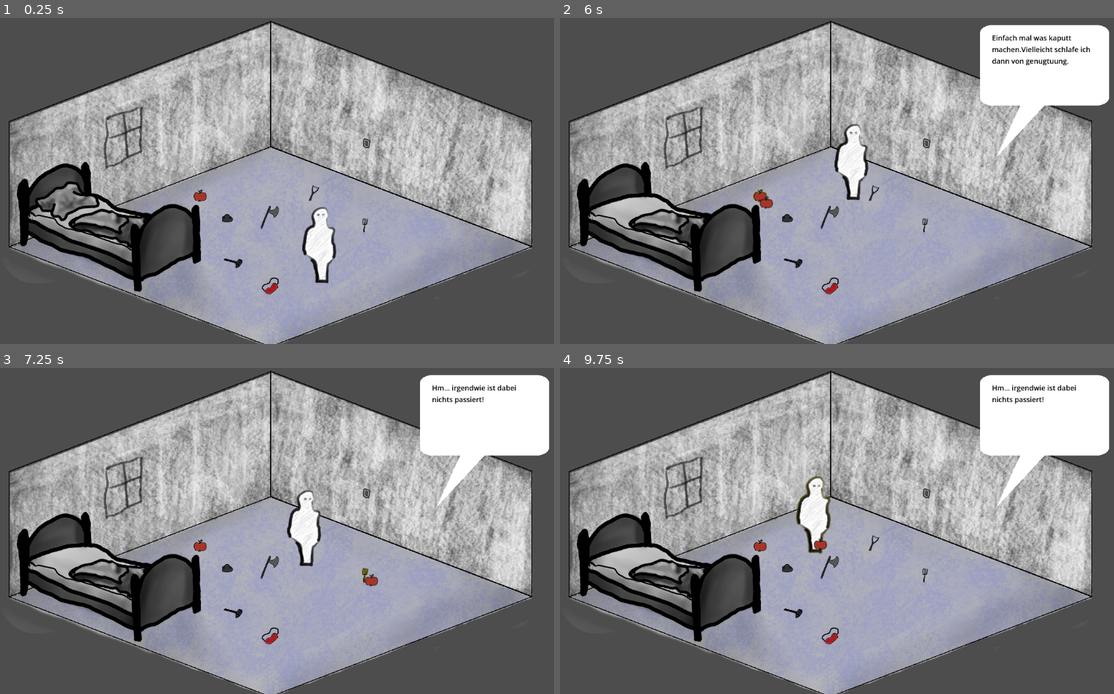
Above: before the commit, frames 1-4 (two rows, left to right).
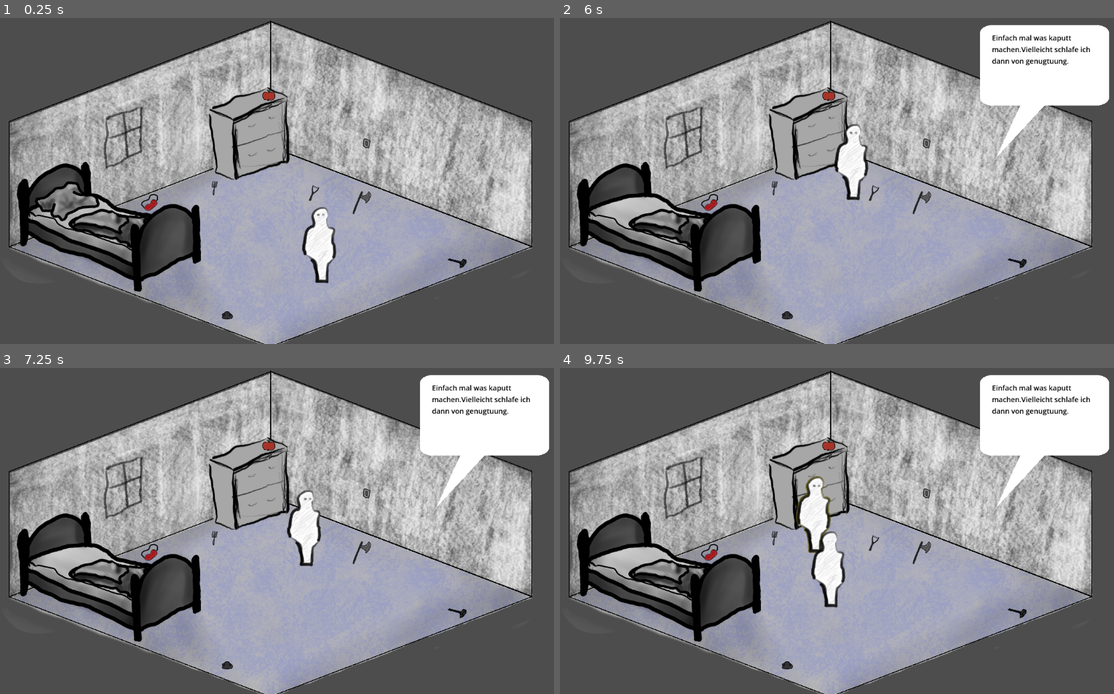
Above: after the commit, the same moments.

Repository: AndreasBurbach/GGJ_MyMask
Game: Godot game, scene res://main.tscn
Two runs of this game, one before a commit and one after it. Both use one fixed random seed, a clock stepped at 60 frames per second and the inputs below. The engine's default icon, where the game draws it, is replaced by a stand-in: a white triangle on a blue panel in a dark square.
Inputs (mouse positions are in pixels of both pictures, inside the frame that each line leads up to):
- Up to frame 1 (0.25 s): no input
- Up to frame 2 (6 s): tap Enter at 0.5, 4.25 s; move the mouse to (626, 200) at 0.52 s; press the mouse at (626, 200) at 0.53 s; move the mouse to (670, 223) at 1.27 s; release the mouse at (670, 223) at 1.28 s; click (670, 223) at 1.35 s; move the mouse to (687, 135) at 2.02 s; press the mouse at (687, 135) at 2.03 s; tap Space at 2.75 s; move the mouse to (925, 145) at 2.77 s; release the mouse at (925, 145) at 2.78 s; click (925, 145) at 2.85 s; move the mouse to (825, 216) at 3.52 s; press the mouse at (825, 216) at 3.53 s; move the mouse to (787, 220) at 4.27 s; release the mouse at (787, 220) at 4.28 s; click (787, 220) at 4.35 s; move the mouse to (875, 194) at 5.02 s; press the mouse at (875, 194) at 5.03 s; move the mouse to (759, 197) at 5.77 s; release the mouse at (759, 197) at 5.78 s; click (759, 197) at 5.85 s
- Up to frame 3 (7.25 s): move the mouse to (365, 573) at 6.52 s; press the mouse at (365, 573) at 6.53 s
- Up to frame 4 (9.75 s): move the mouse to (792, 612) at 7.27 s; release the mouse at (792, 612) at 7.28 s; click (792, 612) at 7.35 s; move the mouse to (831, 635) at 8.02 s; press the mouse at (831, 635) at 8.03 s; tap Space at 8.75 s; move the mouse to (792, 456) at 8.77 s; release the mouse at (792, 456) at 8.78 s; click (792, 456) at 8.85 s; move the mouse to (814, 537) at 9.52 s; press the mouse at (814, 537) at 9.53 s

The runs differ from the first frame. In frame 1, 2.7% of the frame differs, in the area x 25-85%, y 14-93%; in frame 2, 2.6%; in frame 3, 3.2%; in frame 4, 3.8%, in the area x 25-96%, y 5-93%.

Commit message:
feat: items and config

Diff:
--- a/main.gd
+++ b/main.gd
@@ -83,13 +83,11 @@
 		coursorObj.hide()
 	if next_try:
 		return
-	var  t : Timer
 
 	if game_over:
 		$Interaction_stuff.hide()
 		$Interaction_stuff/CourserLayer/CourserObj.hide()
 		$CusceneLayer/GameOverScreen.show()
-		await get_tree().create_timer(5).timeout
 		musicPlayer.playGameOver()
 		print("GAME Over")
 		return
@@ -100,7 +98,11 @@
 		return
 
 	musicPlayer.playDream()
+	$CusceneLayer/Fade.start()
+	await get_tree().create_timer(2).timeout
 	scene_new_iteration()
+	await get_tree().create_timer(2).timeout
+
 
 
 
--- a/main.tscn
+++ b/main.tscn
@@ -8,6 +8,7 @@
 [ext_resource type="Texture2D" uid="uid://b2h4i4gvn4v4p" path="res://assets/items/room-pics/pillow.png" id="5_kek77"]
 [ext_resource type="Texture2D" uid="uid://hhkmbh6niyd1" path="res://assets/items/room-pics/cover.png" id="6_4c57u"]
 [ext_resource type="PackedScene" uid="uid://b2pnyhqo721us" path="res://sleep_and_wake.tscn" id="6_7mycd"]
+[ext_resource type="Texture2D" uid="uid://2a8sou7gg5i6" path="res://art/sprites/drawer.png" id="6_ok6jj"]
 [ext_resource type="Texture2D" uid="uid://t617jgahr322" path="res://assets/items/room-pics/closet.png" id="7_4c57u"]
 [ext_resource type="PackedScene" uid="uid://cg3nc17p58a38" path="res://text_bubble.tscn" id="7_272bh"]
 [ext_resource type="Texture2D" uid="uid://cjallyue27fdg" path="res://assets/items/room-pics/lamp-whole.png" id="8_efxa6"]
@@ -306,6 +307,16 @@
 [node name="CollisionPolygon2D" type="CollisionPolygon2D" parent="BackgroundLayer/Bed/StaticBody2D" unique_id=2123653176]
 polygon = PackedVector2Array(-286, 207, -162, 154, -168, 42, -228, 42, -263, 63, -329, 49, -375, 17, -389, -45, -520, -9, -518, 115)
 
+[node name="Drawer" type="Sprite2D" parent="BackgroundLayer" unique_id=1569464430]
+position = Vector2(584, 249)
+texture = ExtResource("6_ok6jj")
+
+[node name="StaticBody2D" type="StaticBody2D" parent="BackgroundLayer/Drawer" unique_id=622707405]
+
+[node name="CollisionPolygon2D" type="CollisionPolygon2D" parent="BackgroundLayer/Drawer/StaticBody2D" unique_id=1951269283]
+position = Vector2(405, -50)
+polygon = PackedVector2Array(-480, 124, -377, 86, -379, 48, -382, 24, -382, -23, -379, -43, -417, -62, -478, -43, -532, -17, -518, 115)
+
 [node name="Interaction_stuff" type="Node2D" parent="." unique_id=62824517]
 
 [node name="ItemContainer" type="Node2D" parent="Interaction_stuff" unique_id=2110082557]
@@ -435,24 +446,24 @@
 rotation = 1.569051
 scale = Vector2(0.9999999, 1)
 skew = -0.37175536
-shape = SubResource("RectangleShape2D_blkrb")
+shape = SubResource("RectangleShape2D_6iyjs")
 
 [node name="Sprite2D" parent="Interaction_stuff/ItemContainer/WindowGlas" index="1" unique_id=389929912]
-material = SubResource("ShaderMaterial_abqjc")
+material = SubResource("ShaderMaterial_4w656")
 texture = ExtResource("13_2cqfq")
 
 [node name="Knive" parent="Interaction_stuff/ItemContainer" unique_id=319361115 instance=ExtResource("2_0xm2m")]
-position = Vector2(536, 369)
+position = Vector2(485, 85)
 x_offset = 22.915
 y_offset = 29.69
 trust_collision = true
 
 [node name="CollisionShape2D" parent="Interaction_stuff/ItemContainer/Knive" index="0" unique_id=1035127510]
 position = Vector2(104, 122)
-shape = SubResource("RectangleShape2D_6iyjs")
+shape = SubResource("RectangleShape2D_e71vb")
 
 [node name="Sprite2D" parent="Interaction_stuff/ItemContainer/Knive" index="1" unique_id=389929912]
-material = SubResource("ShaderMaterial_4w656")
+material = SubResource("ShaderMaterial_rnkwl")
 position = Vector2(8, -1)
 texture = ExtResource("11_ryguw")
 
@@ -464,14 +475,14 @@
 
 [node name="CollisionShape2D" parent="Interaction_stuff/ItemContainer/LightSwitch" index="0" unique_id=1035127510]
 position = Vector2(63, -125)
-shape = SubResource("RectangleShape2D_e71vb")
+shape = SubResource("RectangleShape2D_vke2r")
 
 [node name="Sprite2D" parent="Interaction_stuff/ItemContainer/LightSwitch" index="1" unique_id=389929912]
-material = SubResource("ShaderMaterial_rnkwl")
+material = SubResource("ShaderMaterial_uit24")
 texture = ExtResource("12_d13ii")
 
 [node name="Axe" parent="Interaction_stuff/ItemContainer" unique_id=931861314 instance=ExtResource("2_0xm2m")]
-position = Vector2(520, 281)
+position = Vector2(702, 252)
 x_offset = 22.12
 y_offset = 33.115
 trust_collision = true
@@ -480,25 +491,25 @@
 position = Vector2(116.116104, 148.75436)
 rotation = 2.0123646
 skew = -0.6352997
-shape = SubResource("RectangleShape2D_vke2r")
+shape = SubResource("RectangleShape2D_ruth0")
 
 [node name="Sprite2D" parent="Interaction_stuff/ItemContainer/Axe" index="1" unique_id=389929912]
-material = SubResource("ShaderMaterial_uit24")
+material = SubResource("ShaderMaterial_rm4vd")
 position = Vector2(0, -6)
 texture = ExtResource("13_1u8w0")
 
 [node name="Stone" parent="Interaction_stuff/ItemContainer" unique_id=1536080977 instance=ExtResource("2_0xm2m")]
-position = Vector2(496, 296)
+position = Vector2(496, 489)
 x_offset = 5.805
 y_offset = 7.26
 trust_collision = true
 
 [node name="CollisionShape2D" parent="Interaction_stuff/ItemContainer/Stone" index="0" unique_id=1035127510]
 position = Vector2(59, 136)
-shape = SubResource("RectangleShape2D_ruth0")
+shape = SubResource("RectangleShape2D_pjyto")
 
 [node name="Sprite2D" parent="Interaction_stuff/ItemContainer/Stone" index="1" unique_id=389929912]
-material = SubResource("ShaderMaterial_rm4vd")
+material = SubResource("ShaderMaterial_sm6fg")
 texture = ExtResource("14_0odxb")
 
 [node name="Peeler" parent="Interaction_stuff/ItemContainer" unique_id=1950674533 instance=ExtResource("2_0xm2m")]
@@ -509,38 +520,38 @@
 
 [node name="CollisionShape2D" parent="Interaction_stuff/ItemContainer/Peeler" index="0" unique_id=1035127510]
 position = Vector2(84, 149)
-shape = SubResource("RectangleShape2D_pjyto")
+shape = SubResource("RectangleShape2D_b17eg")
 
 [node name="Sprite2D" parent="Interaction_stuff/ItemContainer/Peeler" index="1" unique_id=389929912]
-material = SubResource("ShaderMaterial_sm6fg")
+material = SubResource("ShaderMaterial_ntx8l")
 texture = ExtResource("15_a6jrf")
 
 [node name="Apple" parent="Interaction_stuff/ItemContainer" unique_id=674286737 instance=ExtResource("2_0xm2m")]
-position = Vector2(472, 233)
+position = Vector2(608, 33)
 x_offset = 12.345
 y_offset = 13.7
 trust_collision = true
 
 [node name="CollisionShape2D" parent="Interaction_stuff/ItemContainer/Apple" index="0" unique_id=1035127510]
 position = Vector2(29, 155)
-shape = SubResource("RectangleShape2D_b17eg")
+shape = SubResource("RectangleShape2D_uatky")
 
 [node name="Sprite2D" parent="Interaction_stuff/ItemContainer/Apple" index="1" unique_id=389929912]
-material = SubResource("ShaderMaterial_ntx8l")
+material = SubResource("ShaderMaterial_rqtf5")
 texture = ExtResource("16_xuqvo")
 
 [node name="Fork" parent="Interaction_stuff/ItemContainer" unique_id=1158921526 instance=ExtResource("2_0xm2m")]
-position = Vector2(773, 281)
+position = Vector2(475, 207)
 x_offset = 9.01
 y_offset = 8.765
 trust_collision = true
 
 [node name="CollisionShape2D" parent="Interaction_stuff/ItemContainer/Fork" index="0" unique_id=1035127510]
 position = Vector2(54.5, 162)
-shape = SubResource("RectangleShape2D_uatky")
+shape = SubResource("RectangleShape2D_1vm84")
 
 [node name="Sprite2D" parent="Interaction_stuff/ItemContainer/Fork" index="1" unique_id=389929912]
-material = SubResource("ShaderMaterial_rqtf5")
+material = SubResource("ShaderMaterial_wu3dr")
 texture = ExtResource("17_qsp4k")
 
 [node name="Curtains" parent="Interaction_stuff/ItemContainer" unique_id=23179540 instance=ExtResource("2_0xm2m")]
@@ -567,16 +578,16 @@
 [node name="CollisionShape2D" parent="Interaction_stuff/ItemContainer/Snake" index="0" unique_id=1035127510]
 position = Vector2(-1182.2993, -293.48956)
 rotation = 1.0681415
-shape = SubResource("RectangleShape2D_wu3dr")
+shape = SubResource("RectangleShape2D_0dhbp")
 
 [node name="Sprite2D" parent="Interaction_stuff/ItemContainer/Snake" index="1" unique_id=389929912]
-material = SubResource("ShaderMaterial_cyx1q")
+material = SubResource("ShaderMaterial_jx0wj")
 position = Vector2(-1200.0001, -241)
 scale = Vector2(0.6852592, 0.6852592)
 texture = ExtResource("19_seu75")
 
 [node name="Hammer" parent="Interaction_stuff/ItemContainer" unique_id=813643263 instance=ExtResource("2_0xm2m")]
-position = Vector2(609, 338)
+position = Vector2(1053, 338)
 x_offset = 15.3
 y_offset = 13.975
 trust_collision = true
@@ -584,14 +595,14 @@
 [node name="CollisionShape2D" parent="Interaction_stuff/ItemContainer/Hammer" index="0" unique_id=1035127510]
 position = Vector2(-43.394806, 179.0752)
 rotation = 0.28983915
-shape = SubResource("RectangleShape2D_0dhbp")
+shape = SubResource("RectangleShape2D_kkkcx")
 
 [node name="Sprite2D" parent="Interaction_stuff/ItemContainer/Hammer" index="1" unique_id=389929912]
-material = SubResource("ShaderMaterial_jx0wj")
+material = SubResource("ShaderMaterial_34ol3")
 texture = ExtResource("20_kq58d")
 
 [node name="SleepingMask" parent="Interaction_stuff/ItemContainer" unique_id=1880928930 instance=ExtResource("2_0xm2m")]
-position = Vector2(640, 381)
+position = Vector2(401, 215)
 x_offset = 18.105
 y_offset = 20.935
 trust_collision = true
@@ -630,35 +641,35 @@
 
 [node name="CollisionShape2D" parent="Interaction_stuff/ItemContainer/Racoon" index="0" unique_id=1035127510]
 position = Vector2(266.5, 112)
-shape = SubResource("RectangleShape2D_b1qrp")
+shape = SubResource("RectangleShape2D_phcyf")
 
 [node name="Sprite2D" parent="Interaction_stuff/ItemContainer/Racoon" index="1" unique_id=389929912]
-material = SubResource("ShaderMaterial_come4")
+material = SubResource("ShaderMaterial_birbe")
 texture = ExtResource("27_0rl1p")
 
 [node name="Wallpaper" parent="Interaction_stuff/ItemContainer" unique_id=1987819470 instance=ExtResource("2_0xm2m")]
-position = Vector2(741, 311)
+position = Vector2(648, 360)
 
 [node name="CollisionShape2D" parent="Interaction_stuff/ItemContainer/Wallpaper" index="0" unique_id=1035127510]
 position = Vector2(-180, -100)
-shape = SubResource("RectangleShape2D_gx4rg")
+shape = SubResource("RectangleShape2D_f1p13")
 
 [node name="Sprite2D" parent="Interaction_stuff/ItemContainer/Wallpaper" index="1" unique_id=389929912]
-material = SubResource("ShaderMaterial_5dllo")
+material = SubResource("ShaderMaterial_4obbf")
 texture = ExtResource("23_seu75")
 
 [node name="Newsletter" parent="Interaction_stuff/ItemContainer" unique_id=1367880260 instance=ExtResource("2_0xm2m")]
-position = Vector2(64, 33)
+position = Vector2(277, 4)
 x_offset = 28.78
 y_offset = 48.315
 trust_collision = true
 
 [node name="CollisionShape2D" parent="Interaction_stuff/ItemContainer/Newsletter" index="0" unique_id=1035127510]
-position = Vector2(460.5, 70)
-shape = SubResource("RectangleShape2D_4lmeg")
+position = Vector2(776, 478)
+shape = SubResource("RectangleShape2D_ovcoh")
 
 [node name="Sprite2D" parent="Interaction_stuff/ItemContainer/Newsletter" index="1" unique_id=389929912]
-material = SubResource("ShaderMaterial_0cp0l")
+material = SubResource("ShaderMaterial_ppx11")
 position = Vector2(313, 410)
 texture = ExtResource("29_ok6jj")
 
@@ -673,6 +684,8 @@
 [node name="CusceneLayer" type="CanvasLayer" parent="." unique_id=36522148]
 
 [node name="Fade" parent="CusceneLayer" unique_id=1734964139 instance=ExtResource("6_7mycd")]
+out_time = 2.0
+hold_time = 2.0
 in_time = 0.0
 
 [node name="GameOverScreen" type="ColorRect" parent="CusceneLayer" unique_id=827947684]
--- a/sleep_and_wake.tscn
+++ b/sleep_and_wake.tscn
@@ -1,22 +1,24 @@
-[gd_scene load_steps=2 format=3 uid="uid://b2pnyhqo721us"]
+[gd_scene format=3 uid="uid://b2pnyhqo721us"]
 
 [ext_resource type="Script" uid="uid://cei23pyu5ht6s" path="res://sleep_and_wake.gd" id="1_vbh40"]
 
-[node name="Fade" type="Node"]
+[node name="Fade" type="Node" unique_id=1415203069]
 script = ExtResource("1_vbh40")
 
-[node name="ColorRect" type="ColorRect" parent="."]
-offset_right = 1151.0
-offset_bottom = 645.0
+[node name="ColorRect" type="ColorRect" parent="." unique_id=1933385453]
+offset_left = -96.0
+offset_top = -87.0
+offset_right = 1279.0
+offset_bottom = 771.0
 color = Color(0, 0, 0, 0)
 
-[node name="FadeOut" type="Timer" parent="."]
+[node name="FadeOut" type="Timer" parent="." unique_id=1920384450]
 one_shot = true
 
-[node name="FadeIn" type="Timer" parent="."]
+[node name="FadeIn" type="Timer" parent="." unique_id=253439952]
 one_shot = true
 
-[node name="OutTime" type="Timer" parent="."]
+[node name="OutTime" type="Timer" parent="." unique_id=422636346]
 one_shot = true
 
 [connection signal="timeout" from="FadeOut" to="." method="_on_fade_out_timeout"]
Not shown, added: export_presets.cfg
Not shown: 13 places in main.tscn that only renumber resources
Not shown, changed: .gitignore
